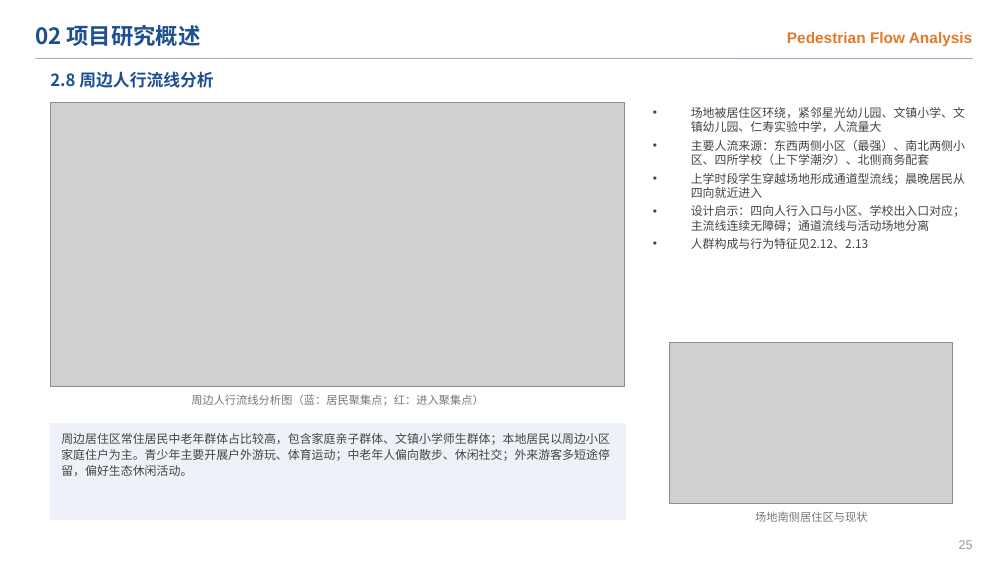
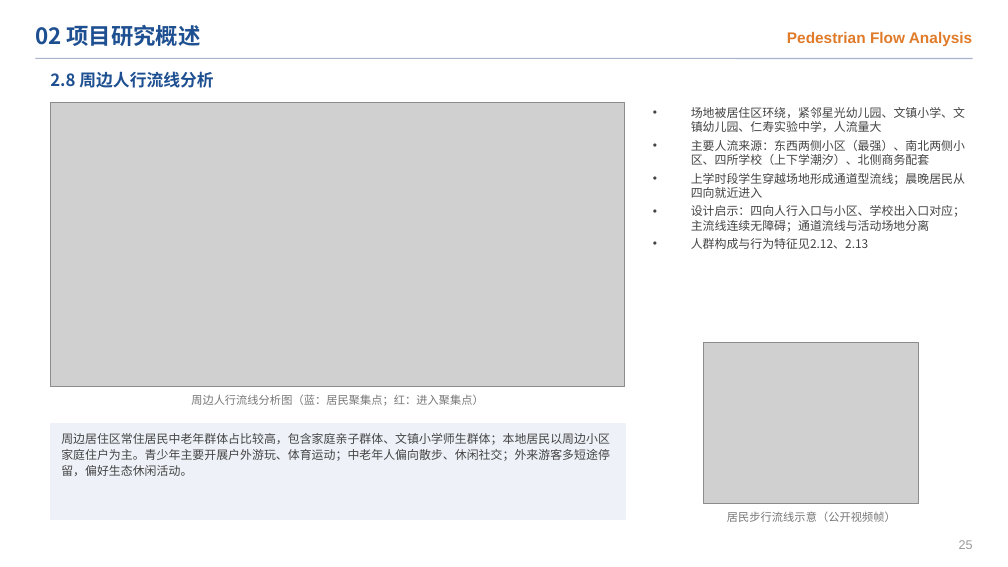
Before and after one commit to chun96309-cloud/lxfs, a slide deck: slide 27 of 跃动栖园_开题答辩PPT.pptx. Drawn at 1008x567 pixels with LibreOffice and Linux fonts; fonts in the diff are those of the drawing; grey boxes stand for pictures. Boxes give left, top, right and bottom in pixels: in the first picture for what was removed or moved away, otherwise in the second. Text is boxed around its words. In the diff, an @@ line names an element or a change of style, - is before the commit and + after.

```diff
--- a/跃动栖园_开题答辩PPT.pptx
+++ b/跃动栖园_开题答辩PPT.pptx
@@ picture: place and size @@
-picture at (670,343,954,504)
+picture at (704,343,918,504)
@@ text at (727,511,896,522): text changed @@
-场地南侧居住区与现状
+居民步行流线示意（公开视频帧）
```
Also in this commit, not shown: 20 other slides changed, 38 other files.
